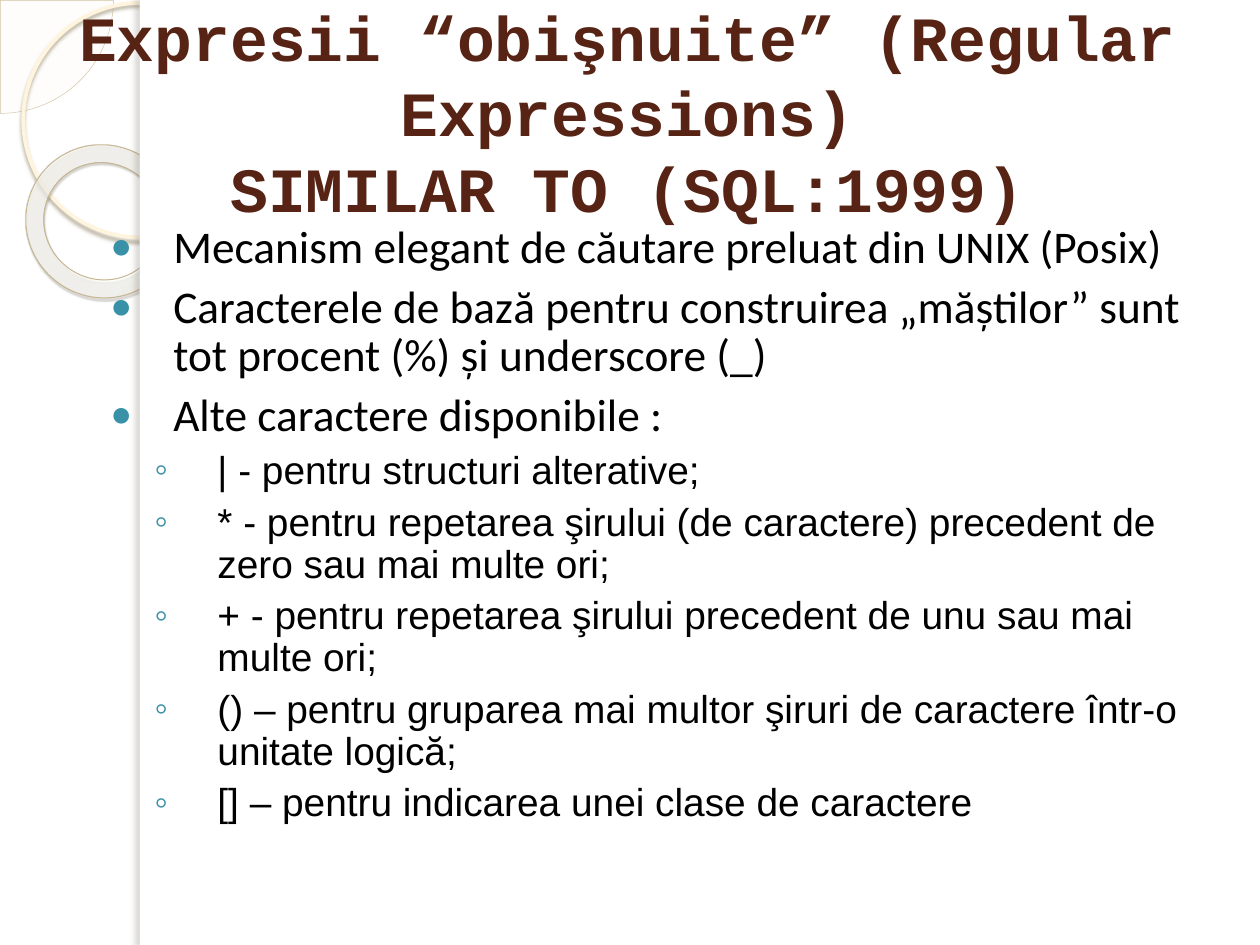
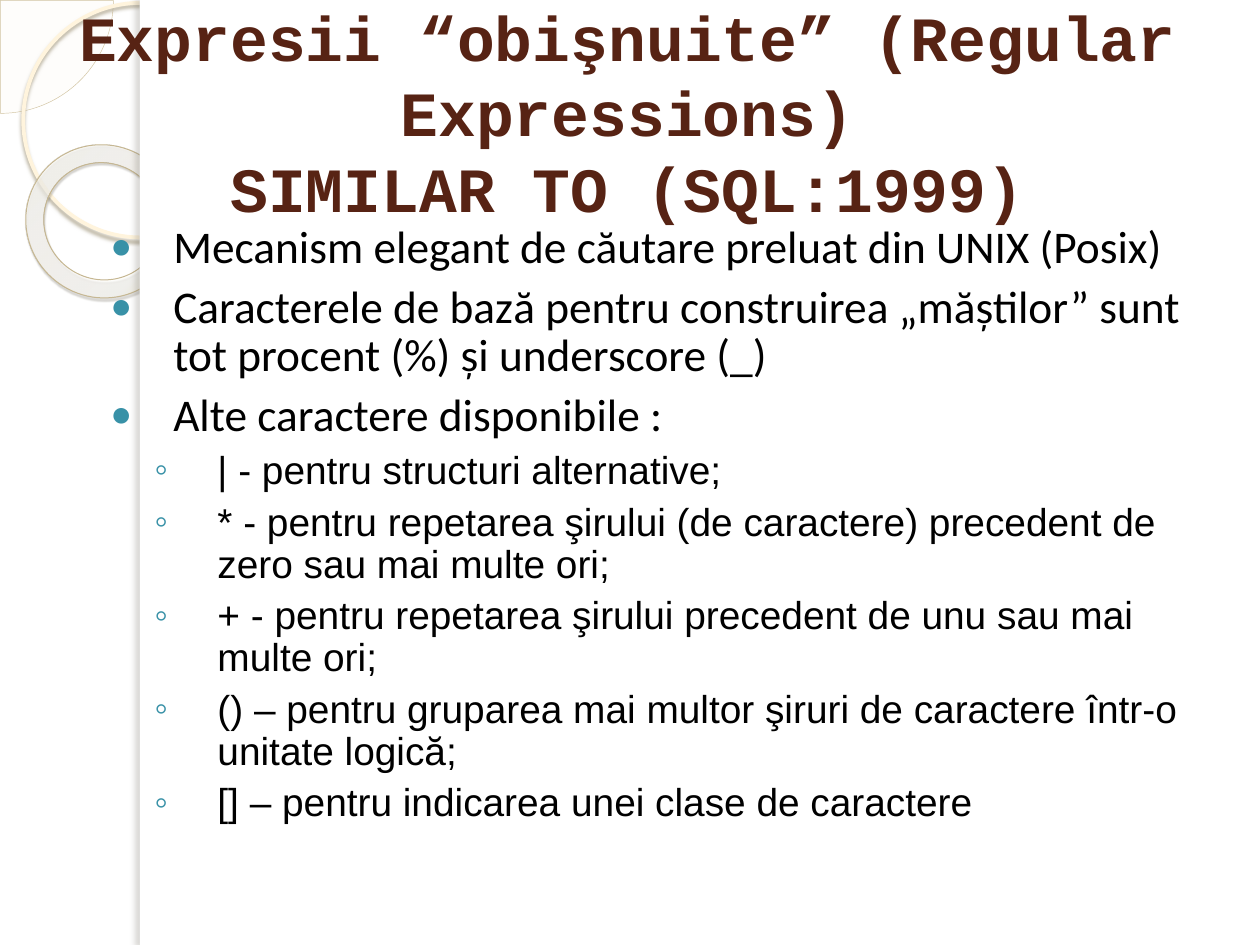
Before and after one commit to marinfotache/Baze-de-date-I, a slide deck: slide 31 of 11-13_SQL_Interogari - elemente de baza/12_SQL3_SELECT_Expresii si predicate.pptx. Drawn at 1260x945 pixels with LibreOffice and Linux fonts; fonts in the diff are those of the drawing; background and template pictures are left out. Boxes give left, top, right and bottom in pixels: in the first picture for what was removed or moved away, otherwise in the second. Text is boxed around its words. In the diff, an @@ line names an element or a change of style, - is before the commit and + after.

```diff
--- a/11-13_SQL_Interogari - elemente de baza/12_SQL3_SELECT_Expresii si predicate.pptx
+++ b/11-13_SQL_Interogari - elemente de baza/12_SQL3_SELECT_Expresii si predicate.pptx
@@ text at bbox=[262, 456, 721, 491]: text changed @@
-  ◦ | - pentru structuri alterative;
+  ◦ | - pentru structuri alternative;
```
Also in this commit, not shown: 5 other slides changed, 3 other files.
